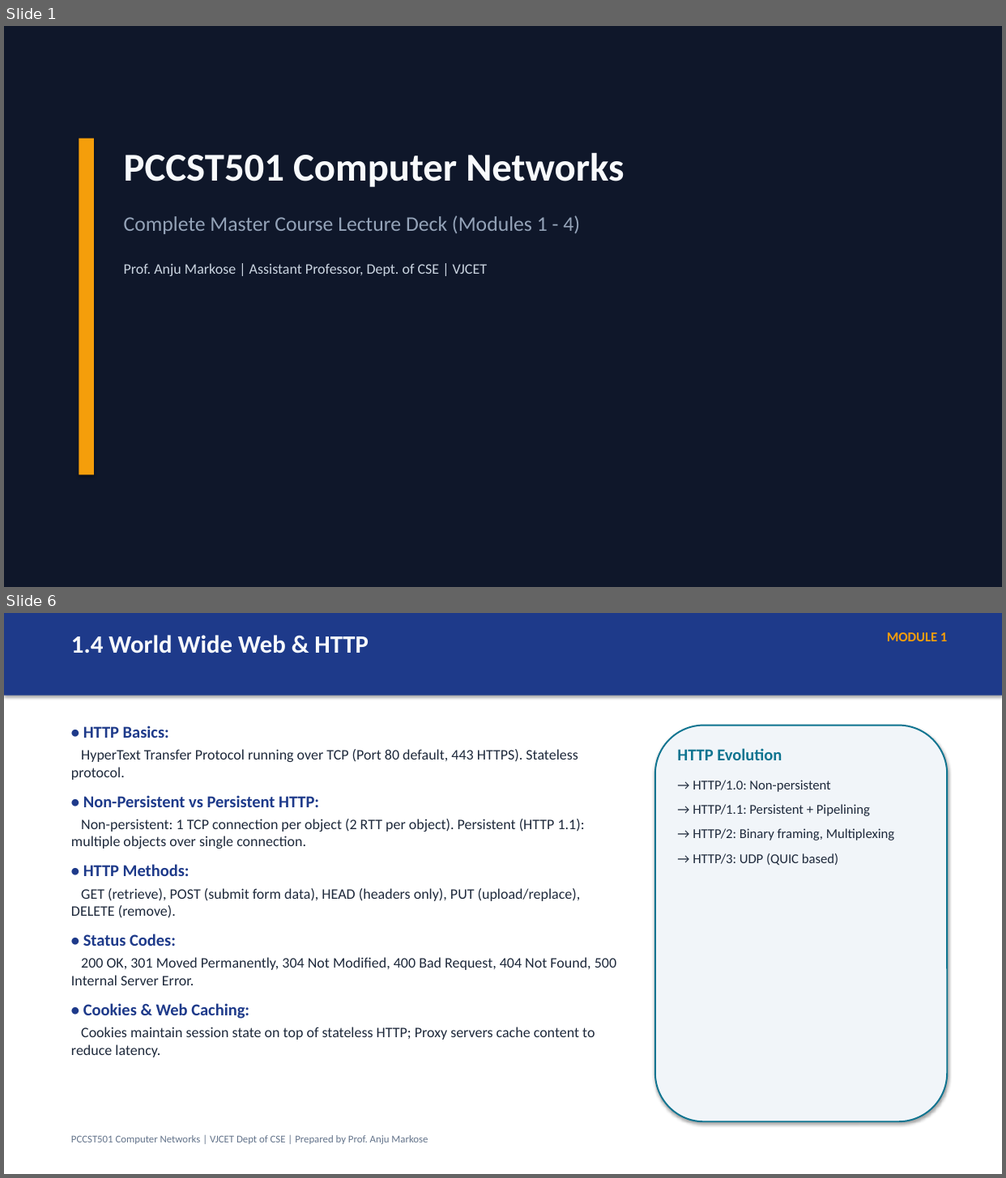
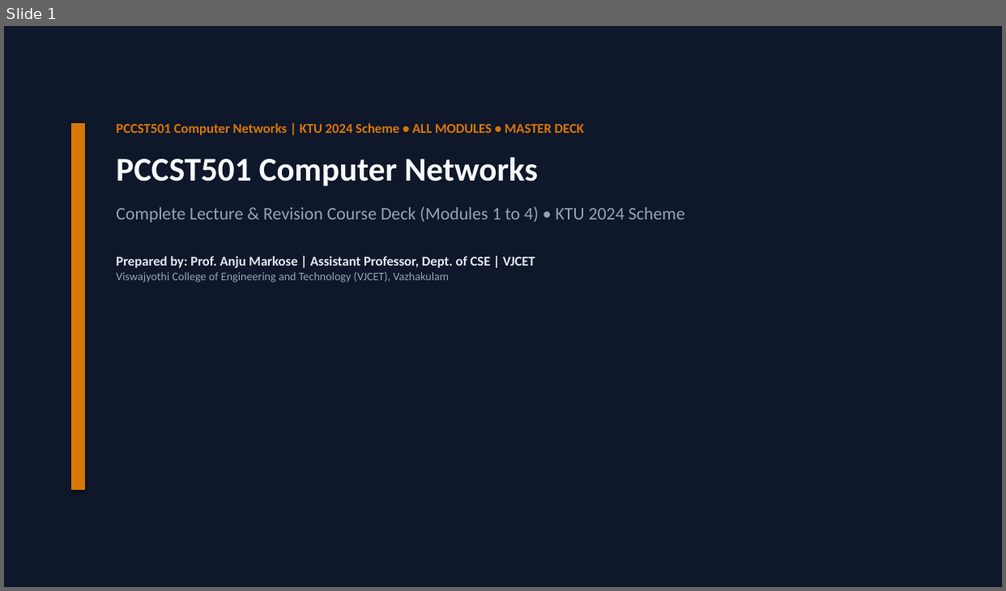
Before and after one commit to CSDVJCET/PCCST501-CN-2024, a slide deck: assets/ppts/PCCST501_Complete_Course_Deck.pptx. Shown one above the other, each under a label of ours: slides 1 and 6 before the commit, slide 1 after it; the slides between them are not shown. The pictures are 1006x1178 and 1006x591 pixels, drawn with LibreOffice and Linux fonts; fonts in the diff are those of the drawing. Boxes give left, top, right and bottom in pixels: in the first picture for what was removed or moved away, otherwise in the second. Text is boxed around its words. In the diff, an @@ line names an element or a change of style, - is before the commit and + after.

```diff
--- a/assets/ppts/PCCST501_Complete_Course_Deck.pptx
+++ b/assets/ppts/PCCST501_Complete_Course_Deck.pptx
@@ slide 6 removed at <box>4,613,1002,1174</box>, background #FFFFFF @@
@@ rectangle removed at <box>4,613,1002,696</box> @@
@@ text removed at <box>71,635,368,653</box> @@
-1.4 World Wide Web & HTTP
@@ text removed at <box>887,632,947,641</box> @@
-MODULE 1
@@ text removed at <box>71,726,616,1058</box> @@
-• HTTP Basics:
-HyperText Transfer Protocol running over TCP (Port 80 default, 443 HTTPS). Stateless protocol.
-• Non-Persistent vs Persistent HTTP:
-Non-persistent: 1 TCP connection per object (2 RTT per object). Persistent (HTTP 1.1): multiple objects over single connection.
-• HTTP Methods:
-GET (retrieve), POST (submit form data), HEAD (headers only), PUT (upload/replace), DELETE (remove).
-• Status Codes:
-200 OK, 301 Moved Permanently, 304 Not Modified, 400 Bad Request, 404 Not Found, 500 Internal Server Error.
-• Cookies & Web Caching:
-Cookies maintain session state on top of stateless HTTP; Proxy servers cache content to reduce latency.
@@ rounded rectangle removed at <box>655,726,948,1122</box> @@
@@ text removed at <box>677,748,894,866</box> @@
-HTTP Evolution
-→ HTTP/1.0: Non-persistent
-→ HTTP/1.1: Persistent + Pipelining
-→ HTTP/2: Binary framing, Multiplexing
-→ HTTP/3: UDP (QUIC based)
@@ text removed at <box>71,1135,428,1144</box> @@
-PCCST501 Computer Networks | VJCET Dept of CSE | Prepared by Prof. Anju Markose
@@ slide 1 changed as well @@
@@ text "PCCST501 Computer Networks | KTU ...": place and size @@
-text "PCCST501 Computer Networks | KTU ..." at <box>124,152,624,276</box>
+text "PCCST501 Computer Networks | KTU ..." at <box>116,123,685,283</box>
@@ rectangle: place and size @@
-rectangle at <box>79,139,94,476</box>
+rectangle at <box>71,123,85,490</box>
@@ rectangle at <box>71,123,85,490</box>: fill #F59E0B to #D97706 @@
@@ text at <box>116,123,584,135</box>: paragraph added @@
+PCCST501 Computer Networks | KTU 2024 Scheme • ALL MODULES • MASTER DECK
@@ text at <box>116,157,537,186</box>: size 38 to 32 pt in "PCCST501 Computer Networks"; less space between paragraphs @@
@@ text at <box>116,207,685,283</box>: text changed; size 14 to 13 pt; text colour #CBD5E1 to #94A3B8 @@
-Complete Master Course Lecture Deck (Modules 1 - 4)
-Prof. Anju Markose | Assistant Professor, Dept. of CSE | VJCET
+Complete Lecture & Revision Course Deck (Modules 1 to 4) • KTU 2024 Scheme
+Prepared by: Prof. Anju Markose | Assistant Professor, Dept. of CSE | VJCET
+Viswajyothi College of Engineering and Technology (VJCET), Vazhakulam
```
Also in this commit, not shown: 3 other slides changed, 123 slides added, 26 other slides removed, 54 other files.
